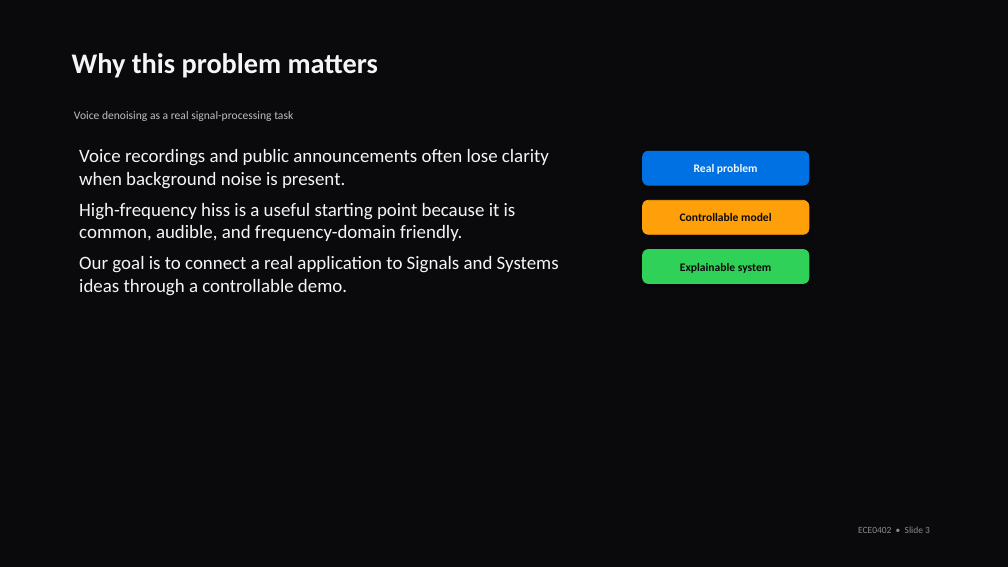
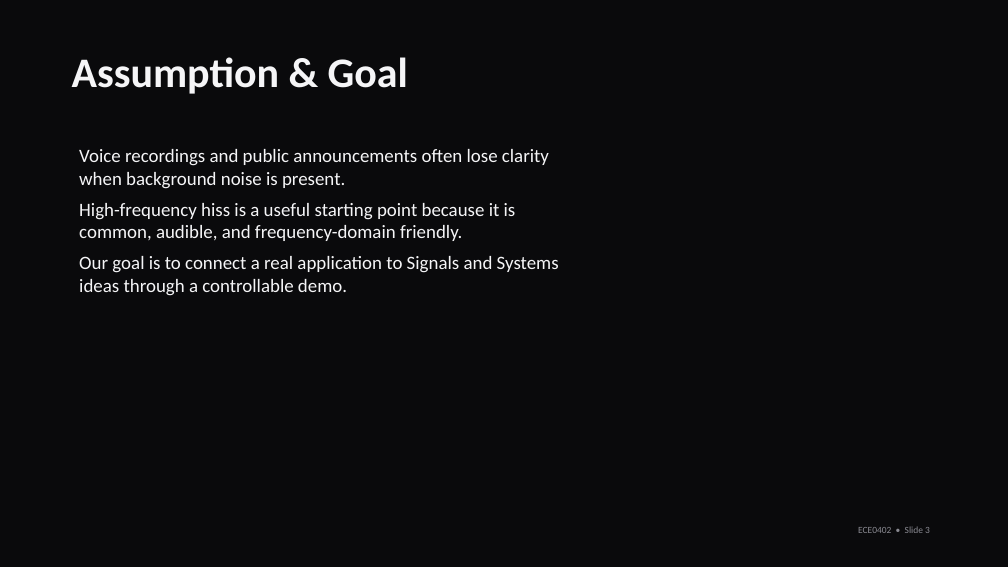
Before and after one commit to Xiejz959/2026-Signal-System-Pres, a slide deck: slide 5 of demo/Voice_Noise_Presentation_3.1.pptx (slide 3 before the commit). Drawn at 1008x567 pixels with LibreOffice and Linux fonts; fonts in the diff are those of the drawing; background and template pictures are left out. Boxes give left, top, right and bottom in pixels: in the first picture for what was removed or moved away, otherwise in the second. Text is boxed around its words. In the diff, an @@ line names an element or a change of style, - is before the commit and + after.

Commit message:
update for slides 3

```diff
--- a/demo/Voice_Noise_Presentation_3.1.pptx
+++ b/demo/Voice_Noise_Presentation_3.1.pptx
@@ text at (72, 57, 408, 94): text changed; size 27 to 40 pt @@
-Why this problem matters
+Assumption & Goal
@@ text removed at (74, 111, 293, 121) @@
-Voice denoising as a real signal-processing task
@@ rounded rectangle removed at (643, 151, 809, 185) @@
-Real problem
@@ rounded rectangle removed at (643, 200, 809, 234) @@
-Controllable model
@@ rounded rectangle removed at (643, 250, 809, 284) @@
-Explainable system
```
Also in this commit, not shown: 3 other slides changed, 2 slides added, 2 slides removed, 2 other files.
